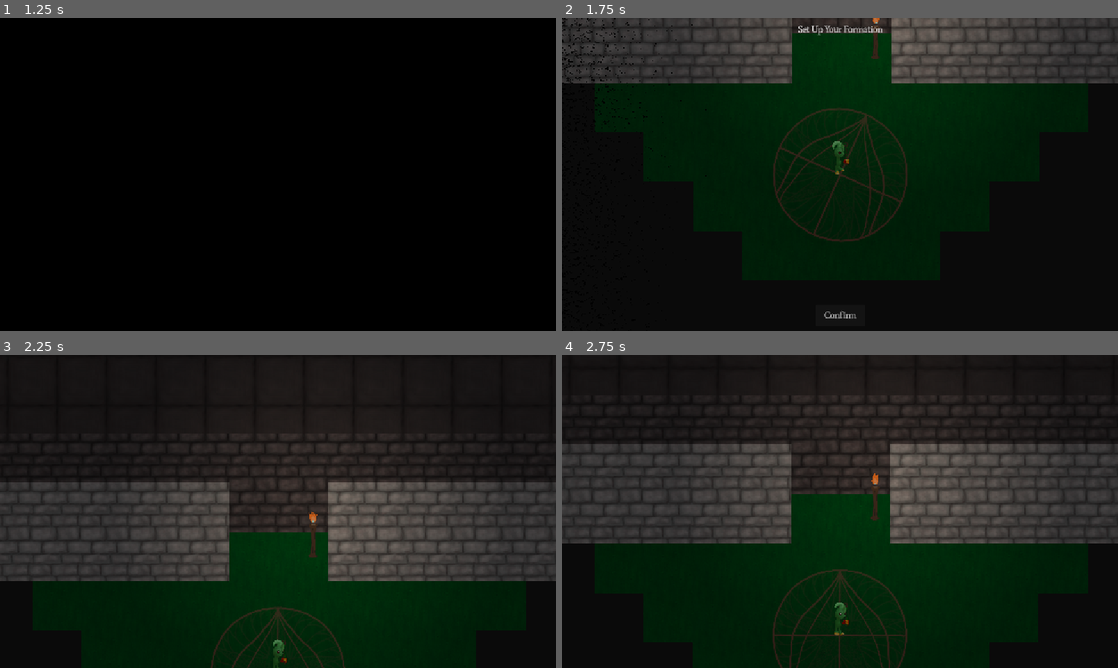
Above: before the commit, frames 1-4 (two rows, left to right).
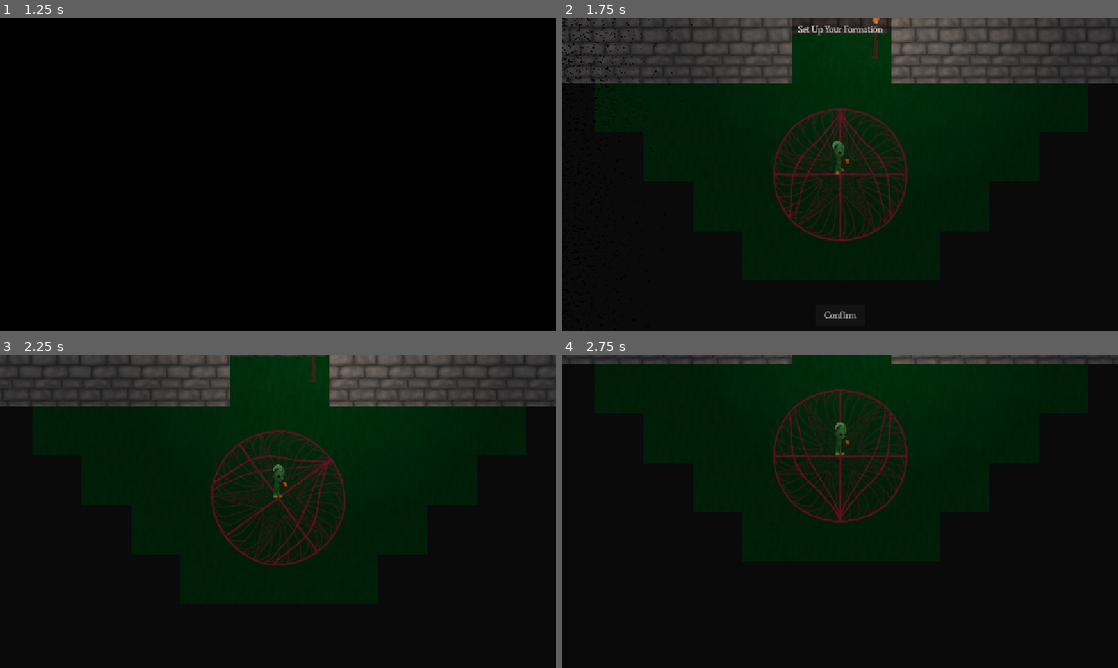
Above: after the commit, the same moments.

Repository: HoneyPony/impish-descent-future
Game: Godot game, scene res://MainMenu.tscn
Two runs of this game, one before a commit and one after it. Both use one fixed random seed, a clock stepped at 60 frames per second and the inputs below.
Inputs:
- Up to frame 1 (1.25 s): click "Play" at 0.5 s
- Up to frame 2 (1.75 s): click "Confirm" at 1.25 s
- Up to frame 3 (2.25 s): click "Confirm" at 2 s
- Up to frame 4 (2.75 s): no input

Frame 1 is identical in both runs. In frame 2, 3.3% of the frame differs, in the area x 38-63%, y 28-72%; in frame 3, 64%, in the area x 0-100%, y 0-100%; in frame 4, 54%.

Commit message:
Formation visuals...

Diff:
--- a/camera.gd
+++ b/camera.gd
@@ -3,10 +3,15 @@
 # let the win screen freeze the camera so we don't get motion sickness
 var frozen := false
 
-const MOUSE_WEIGHT := 0.6
+const MOUSE_WEIGHT := 0.48
 
 var player_smoothed: Vector2 = Vector2.ZERO
 var mouse_smoothed: Vector2 = Vector2.ZERO
+
+func _ready() -> void:
+	# Lower our priority so we step after ImpFormation
+	process_priority = 5
+	process_physics_priority = 5
 
 func _physics_process(delta: float) -> void:
 	if frozen:
@@ -32,7 +37,7 @@
 	var lerp_strength = ((player_target - player_smoothed).length() - 512.0) / 1024.0
 	#lerp_strength = clamp(lerp_strength, 0.0, 1.0)
 	#lerp_strength = 1.0 - lerp_strength
-	lerp_strength = clamp(lerp_strength, 0.0, 0.2)
+	lerp_strength = clamp(lerp_strength, 0.05, 0.2)
 	player_smoothed += (player_target - player_smoothed) * lerp_strength
 
 	# TODO: This should probably be the relative mouse pos...?
@@ -47,7 +52,7 @@
 
 	# We track the mouse position in local coordinates so that it can be smoothed
 	# separately.
-	var mouse_target = get_local_mouse_position()#formation.global_position + mouse_dir - global_position
+	var mouse_target = formation.global_position + mouse_dir - global_position
 
 	#var mouse_target = get_local_mouse_position()
 	mouse_smoothed += (mouse_target - mouse_smoothed) * 0.05
--- a/enemies/simple_ghost_anim.tscn
+++ b/enemies/simple_ghost_anim.tscn
@@ -358,7 +358,7 @@
 [node name="tail" type="Bone2D" parent="skeleton/root/tail"]
 position = Vector2(7, 36)
 rotation = 6.2592
-scale = Vector2(0.999999, 0.999999)
+scale = Vector2(0.999998, 0.999998)
 rest = Transform2D(1, 0, 0, 1, 7, 36)
 
 [node name="tail" type="Bone2D" parent="skeleton/root/tail/tail"]
--- /dev/null
+++ b/formation/imp_formation.tscn
@@ -0,0 +1,98 @@
+[gd_scene load_steps=9 format=3 uid="uid://yi8dgjkkdken"]
+
+[ext_resource type="Script" uid="uid://dsl5sdm752l86" path="res://players/imp_formation.gd" id="1_2uy5s"]
+[ext_resource type="Texture2D" uid="uid://cpbatt7pbv0j3" path="res://formation/formation.png" id="2_4ampl"]
+[ext_resource type="Texture2D" uid="uid://tvtt57ddftyv" path="res://formation/star.png" id="3_4ampl"]
+
+[sub_resource type="CanvasItemMaterial" id="CanvasItemMaterial_fbe54"]
+light_mode = 1
+
+[sub_resource type="CanvasItemMaterial" id="CanvasItemMaterial_4ampl"]
+light_mode = 1
+
+[sub_resource type="Animation" id="Animation_4ampl"]
+resource_name = "wiggle"
+length = 16.0
+loop_mode = 1
+tracks/0/type = "value"
+tracks/0/imported = false
+tracks/0/enabled = true
+tracks/0/path = NodePath("Circle/Star:modulate")
+tracks/0/interp = 2
+tracks/0/loop_wrap = true
+tracks/0/keys = {
+"times": PackedFloat32Array(0, 3.96667, 8, 11.9667),
+"transitions": PackedFloat32Array(1, 1, 1, 1),
+"update": 0,
+"values": [Color(0.831373, 0, 0.258824, 0.470588), Color(0.83, 0, 0.262833, 0.117647), Color(0.831373, 0, 0.258824, 0.470588), Color(0.83, 0, 0.262833, 0.117647)]
+}
+tracks/1/type = "value"
+tracks/1/imported = false
+tracks/1/enabled = true
+tracks/1/path = NodePath("Circle:modulate")
+tracks/1/interp = 2
+tracks/1/loop_wrap = true
+tracks/1/keys = {
+"times": PackedFloat32Array(0.0333333, 8.03333),
+"transitions": PackedFloat32Array(1, 1),
+"update": 0,
+"values": [Color(1, 1, 1, 0.498039), Color(1, 0.731333, 0.69, 0.498039)]
+}
+
+[sub_resource type="Animation" id="Animation_4jivo"]
+length = 0.001
+tracks/0/type = "value"
+tracks/0/imported = false
+tracks/0/enabled = true
+tracks/0/path = NodePath("Circle/Star:modulate")
+tracks/0/interp = 1
+tracks/0/loop_wrap = true
+tracks/0/keys = {
+"times": PackedFloat32Array(0),
+"transitions": PackedFloat32Array(1),
+"update": 0,
+"values": [Color(0.831373, 0, 0.258824, 0.470588)]
+}
+tracks/1/type = "value"
+tracks/1/imported = false
+tracks/1/enabled = true
+tracks/1/path = NodePath("Circle:modulate")
+tracks/1/interp = 1
+tracks/1/loop_wrap = true
+tracks/1/keys = {
+"times": PackedFloat32Array(0),
+"transitions": PackedFloat32Array(1),
+"update": 0,
+"values": [Color(1, 1, 1, 1)]
+}
+
+[sub_resource type="AnimationLibrary" id="AnimationLibrary_8rn54"]
+_data = {
+&"RESET": SubResource("Animation_4jivo"),
+&"wiggle": SubResource("Animation_4ampl")
+}
+
+[node name="ImpFormation" type="Node2D" groups=["ImpFormation"]]
+script = ExtResource("1_2uy5s")
+
+[node name="Circle" type="Sprite2D" parent="."]
+unique_name_in_owner = true
+self_modulate = Color(0.686275, 0, 0.223529, 0.870588)
+z_index = -100
+material = SubResource("CanvasItemMaterial_fbe54")
+scale = Vector2(0.7, 0.7)
+texture = ExtResource("2_4ampl")
+
+[node name="Star" type="Sprite2D" parent="Circle"]
+unique_name_in_owner = true
+modulate = Color(0.831373, 0, 0.258824, 0.470588)
+z_index = -101
+material = SubResource("CanvasItemMaterial_4ampl")
+scale = Vector2(1, 1)
+texture = ExtResource("3_4ampl")
+
+[node name="AnimationPlayer" type="AnimationPlayer" parent="."]
+libraries = {
+&"": SubResource("AnimationLibrary_8rn54")
+}
+autoplay = "wiggle"
--- a/level_base.tscn
+++ b/level_base.tscn
@@ -9,14 +9,9 @@
 [ext_resource type="Script" uid="uid://bm1i70jjgq8hw" path="res://ui/success_menu.gd" id="8_a0vcg"]
 [ext_resource type="Script" uid="uid://dyt83d0a52416" path="res://ui/defeat_menu.gd" id="10_reeg6"]
 [ext_resource type="Script" uid="uid://bj7vvgyka0aft" path="res://ui/formation_menu.gd" id="10_t5hyg"]
+[ext_resource type="PackedScene" uid="uid://yi8dgjkkdken" path="res://formation/imp_formation.tscn" id="12_fdc3t"]
 [ext_resource type="Texture2D" uid="uid://cqxtrwo0fj1wb" path="res://relics/relic0.png" id="12_w2t3q"]
 [ext_resource type="Script" uid="uid://cejur8ehkbc8c" path="res://relic_icon.gd" id="13_50h4x"]
-[ext_resource type="Texture2D" uid="uid://cpbatt7pbv0j3" path="res://formation/formation.png" id="13_fbe54"]
-[ext_resource type="Script" uid="uid://dsl5sdm752l86" path="res://players/imp_formation.gd" id="14_pvn8g"]
-
-[sub_resource type="CanvasItemMaterial" id="CanvasItemMaterial_fbe54"]
-blend_mode = 1
-light_mode = 1
 
 [node name="Level" type="Node2D"]
 y_sort_enabled = true
@@ -271,16 +266,7 @@
 [node name="ImpStartPos" type="Marker2D" parent="." groups=["ImpStartPos"]]
 position = Vector2(2, 124)
 
-[node name="ImpFormation" type="Node2D" parent="ImpStartPos" groups=["ImpFormation"]]
-script = ExtResource("14_pvn8g")
-
-[node name="Circle" type="Sprite2D" parent="ImpStartPos/ImpFormation"]
-unique_name_in_owner = true
-modulate = Color(0.498039, 0, 0.152941, 0.396078)
-z_index = -100
-material = SubResource("CanvasItemMaterial_fbe54")
-scale = Vector2(0.7, 0.7)
-texture = ExtResource("13_fbe54")
+[node name="ImpFormation" parent="ImpStartPos" instance=ExtResource("12_fdc3t")]
 
 [connection signal="pressed" from="UpgradeMenu/Control/SuccessMenu/ConfirmButton" to="UpgradeMenu/Control/SuccessMenu" method="_on_confirm_button_pressed"]
 [connection signal="pressed" from="UpgradeMenu/Control/DefeatMenu/MainMenu" to="UpgradeMenu/Control/DefeatMenu" method="_on_main_menu_pressed"]
--- a/players/imp_formation.gd
+++ b/players/imp_formation.gd
@@ -4,6 +4,7 @@
 var edited_player: Player = null
 
 @onready var circle = %Circle
+@onready var star = %Star
 
 # The mouse that the camera hands to us
 var tracked_mouse: Vector2 = Vector2.ZERO
@@ -14,8 +15,11 @@
 	reparent.call_deferred(get_parent().get_parent())
 
 func _physics_process(delta: float) -> void:
+	star.rotation += -TAU * delta * 0.125 * 0.03
+
 	if GS.flag_in_formation_menu:
 		# TODO: There is probably a better way to do this
+		rotation = 0
 		global_position = get_tree().get_first_node_in_group("ImpStartPos").global_position
 		circle.position = Vector2.ZERO
 		return
Binary file changed: formation/formation.png
Binary file added: formation/star.png
Not shown, added: formation/star.png.import
Not shown: 1 places in level_base.tscn that only renumber resources
Not shown, changed: formation/formation.kra
Not shown, changed: formation/formation.kra~
Not shown, added: formation/formation.png~
